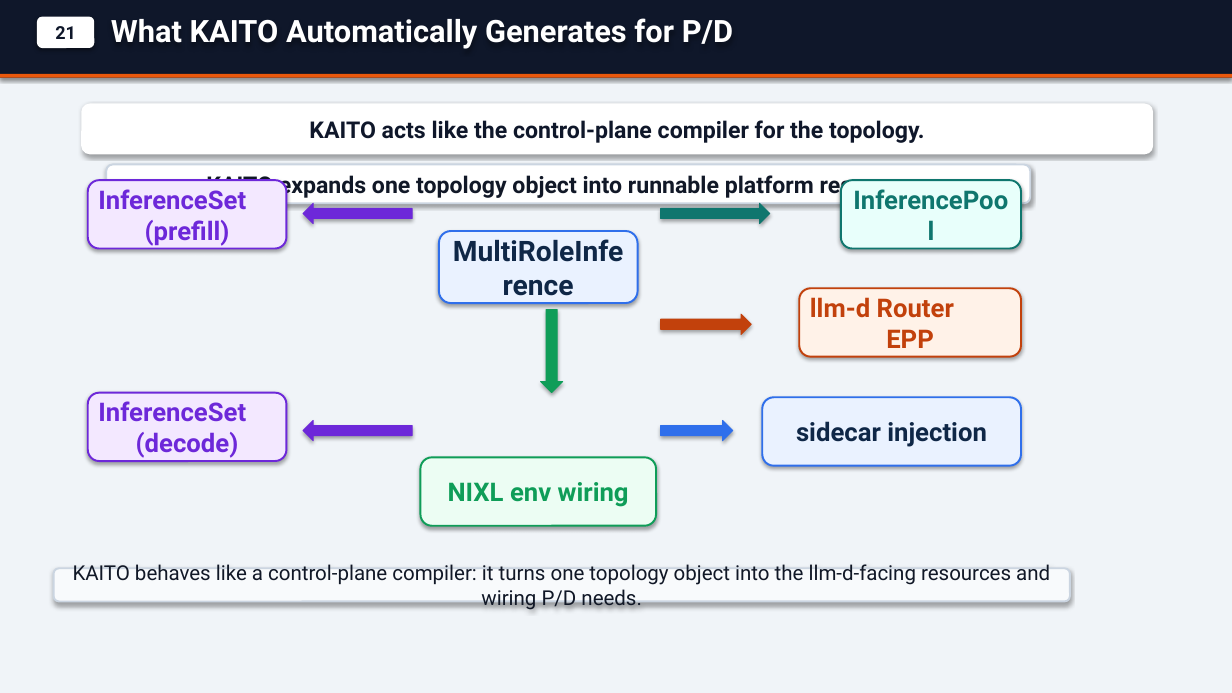
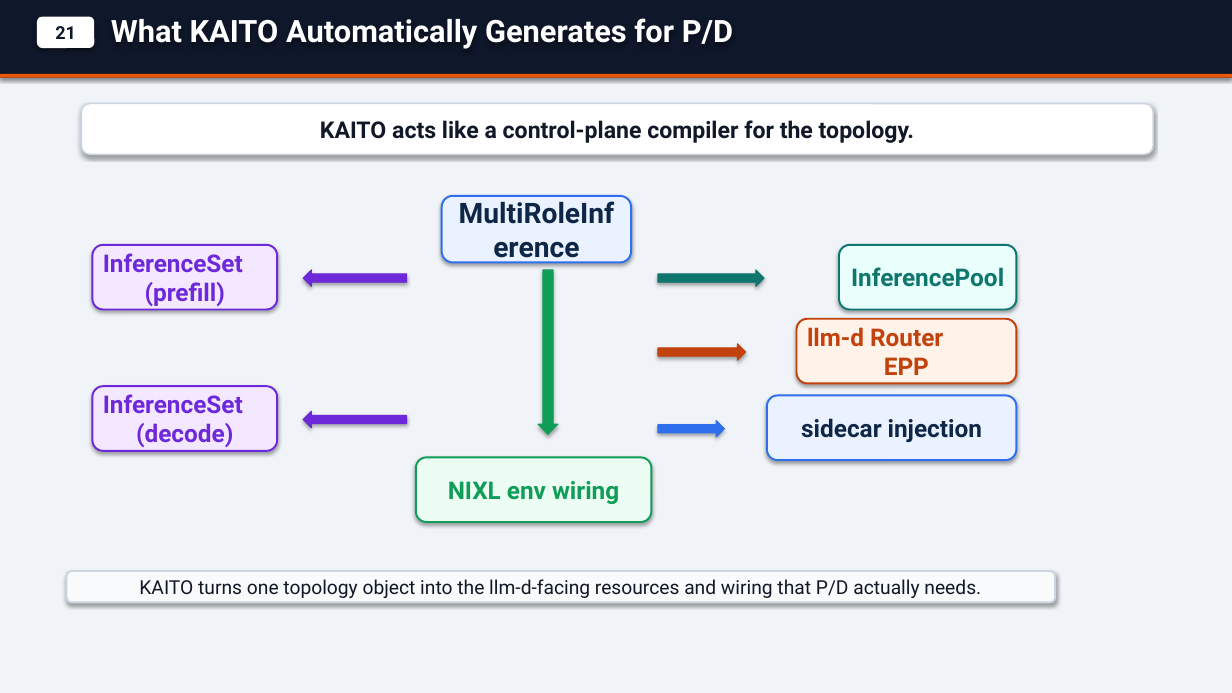
Before and after one commit to andyzhangx/demo, a slide deck: slide 6 of llm/kaito-llm-d-pd-slides.pptx. Drawn at 1232x693 pixels with LibreOffice and Linux fonts; fonts in the diff are those of the drawing. Boxes give left, top, right and bottom in pixels: in the first picture for what was removed or moved away, otherwise in the second. Text is boxed around its words. In the diff, an @@ line names an element or a change of style, - is before the commit and + after.

```diff
--- a/llm/kaito-llm-d-pd-slides.pptx
+++ b/llm/kaito-llm-d-pd-slides.pptx
@@ rounded rectangle "KAITO acts like a control-plane ..." at box(81, 104, 1153, 154): outline none to #CBD5E1 1.2 pt @@
@@ text in rounded rectangle at box(320, 120, 914, 143): text changed; text colour #0F172A to #111827 @@
-KAITO acts like the control-plane compiler for the topology.
+KAITO acts like a control-plane compiler for the topology.
@@ rounded rectangle removed at box(106, 165, 1031, 203) @@
-KAITO expands one topology object into runnable platform resources.
@@ rounded rectangle "MultiRoleInference": place and size @@
-rounded rectangle "MultiRoleInference" at box(439, 231, 638, 303)
+rounded rectangle "MultiRoleInference" at box(442, 196, 631, 262)
@@ size 20 to 19 pt in 6 elements at box(416, 457, 652, 522), box(767, 396, 1017, 460), box(92, 386, 277, 451), box(797, 319, 1017, 384), box(839, 245, 1017, 310), box(92, 245, 277, 310) @@
@@ rounded rectangle "InferenceSet (prefill)": place and size @@
-rounded rectangle "InferenceSet (prefill)" at box(88, 180, 287, 249)
+rounded rectangle "InferenceSet (prefill)" at box(92, 245, 277, 310)
@@ rounded rectangle "InferencePool": place and size @@
-rounded rectangle "InferencePool" at box(841, 180, 1021, 249)
+rounded rectangle "InferencePool" at box(839, 245, 1017, 310)
@@ left arrow: place and size @@
-left arrow at box(303, 421, 412, 441)
+left arrow at box(303, 270, 407, 287)
@@ down arrow: place and size @@
-down arrow at box(541, 310, 563, 393)
+down arrow at box(538, 270, 558, 434)
@@ right arrow: place and size @@
-right arrow at box(661, 203, 770, 224)
+right arrow at box(658, 270, 764, 287)
@@ rounded rectangle "llm-d Router EPP": place and size @@
-rounded rectangle "llm-d Router EPP" at box(799, 288, 1021, 357)
+rounded rectangle "llm-d Router EPP" at box(797, 319, 1017, 384)
@@ right arrow: place and size @@
-right arrow at box(661, 314, 751, 335)
+right arrow at box(658, 344, 746, 360)
@@ rounded rectangle "InferenceSet (decode)": place and size @@
-rounded rectangle "InferenceSet (decode)" at box(88, 393, 287, 461)
+rounded rectangle "InferenceSet (decode)" at box(92, 386, 277, 451)
@@ left arrow: place and size @@
-left arrow at box(303, 203, 412, 224)
+left arrow at box(303, 411, 407, 428)
@@ rounded rectangle "sidecar injection": place and size @@
-rounded rectangle "sidecar injection" at box(762, 397, 1021, 466)
+rounded rectangle "sidecar injection" at box(767, 396, 1017, 460)
@@ right arrow: place and size @@
-right arrow at box(661, 421, 733, 441)
+right arrow at box(658, 421, 725, 437)
@@ rounded rectangle "NIXL env wiring": place and size @@
-rounded rectangle "NIXL env wiring" at box(421, 457, 656, 526)
+rounded rectangle "NIXL env wiring" at box(416, 457, 652, 522)
@@ rounded rectangle "KAITO turns one topology object ...": place and size @@
-rounded rectangle "KAITO turns one topology object ..." at box(54, 568, 1070, 602)
+rounded rectangle "KAITO turns one topology object ..." at box(67, 571, 1055, 603)
@@ text in rounded rectangle at box(139, 579, 981, 598): text changed; size 16 to 15 pt @@
-KAITO behaves like a control-plane compiler: it turns one topology object into the llm-d-facing resources and wiring P/D needs.
+KAITO turns one topology object into the llm-d-facing resources and wiring that P/D actually needs.
```
Also in this commit, not shown: 7 other slides changed.
